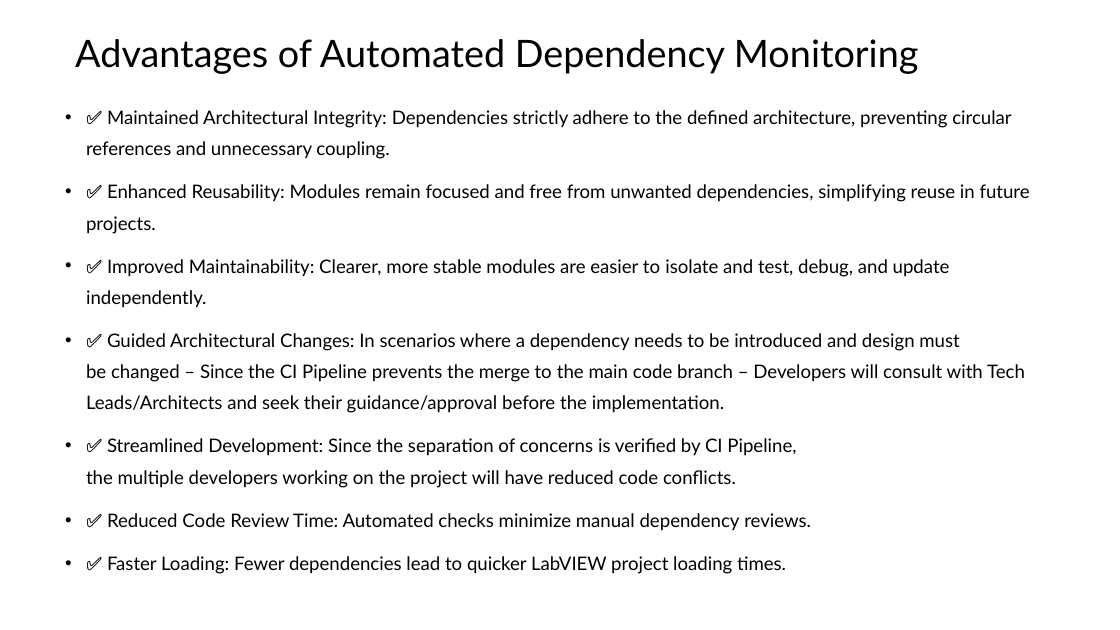
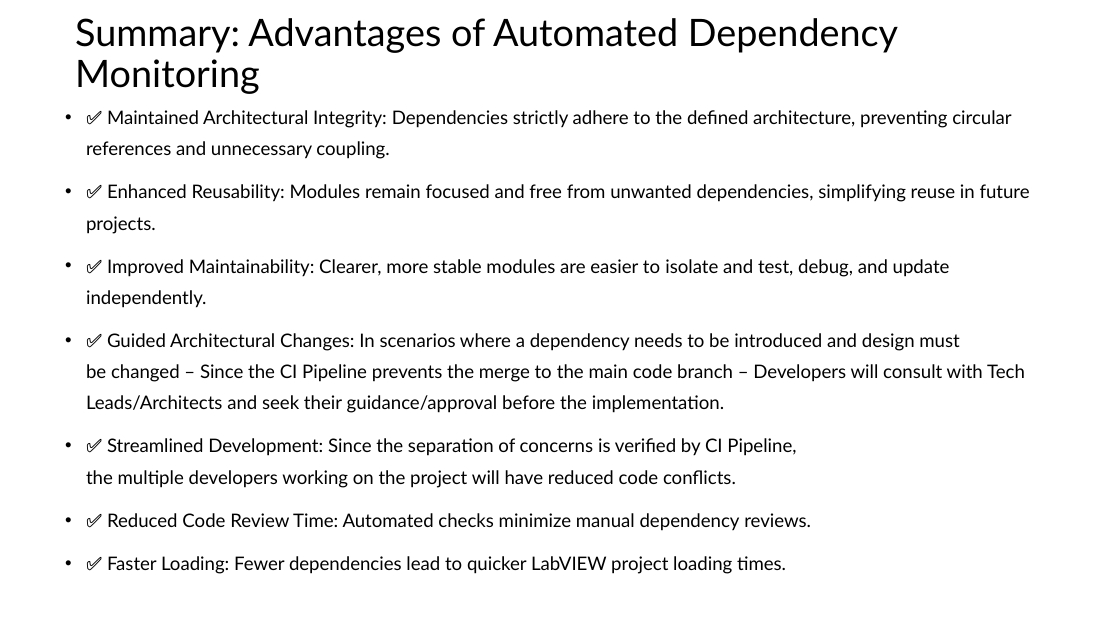
Before and after one commit to karthickshanmugarao/sw-deps-monitor, a slide deck: slide 32 of Docs/Automated Dependency Monitoring in CI Pipeline.pptx (slide 28 before the commit). Drawn at 1120x630 pixels with LibreOffice and Linux fonts; fonts in the diff are those of the drawing. Boxes give left, top, right and bottom in pixels: in the first picture for what was removed or moved away, otherwise in the second. Text is boxed around its words. In the diff, an @@ line names an element or a change of style, - is before the commit and + after.

```diff
--- a/Docs/Automated Dependency Monitoring in CI Pipeline.pptx
+++ b/Docs/Automated Dependency Monitoring in CI Pipeline.pptx
@@ title at <box>75,18,898,94</box>: text changed @@
-Advantages of Automated Dependency Monitoring
+Summary: Advantages of Automated Dependency Monitoring
```
Also in this commit, not shown: 13 other slides changed, 1 slide added.
